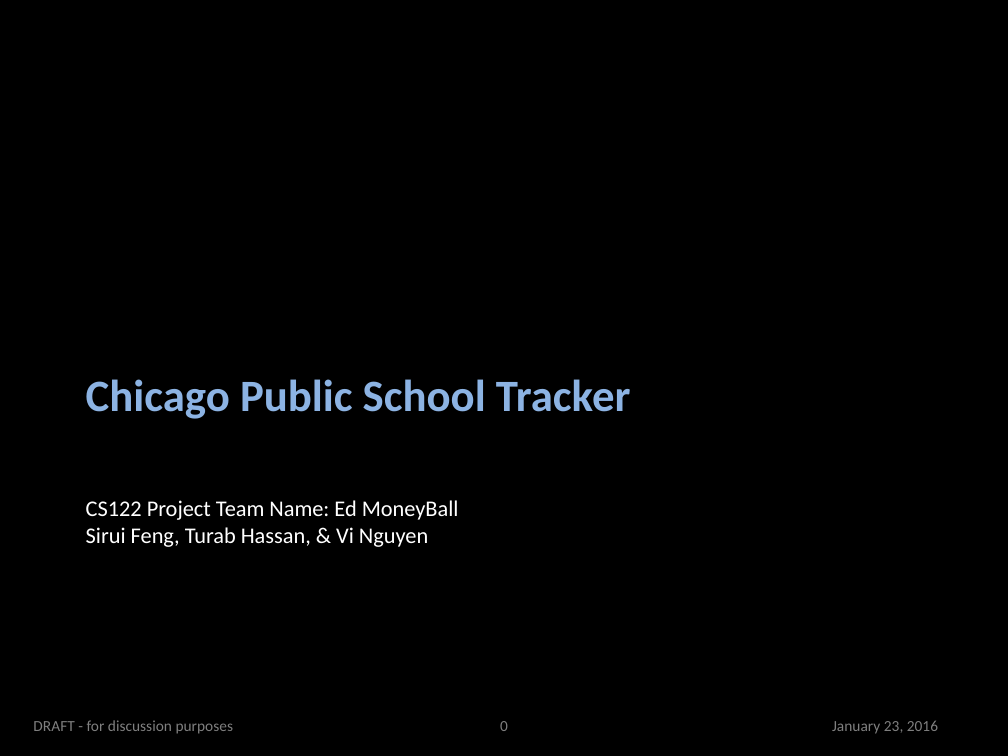
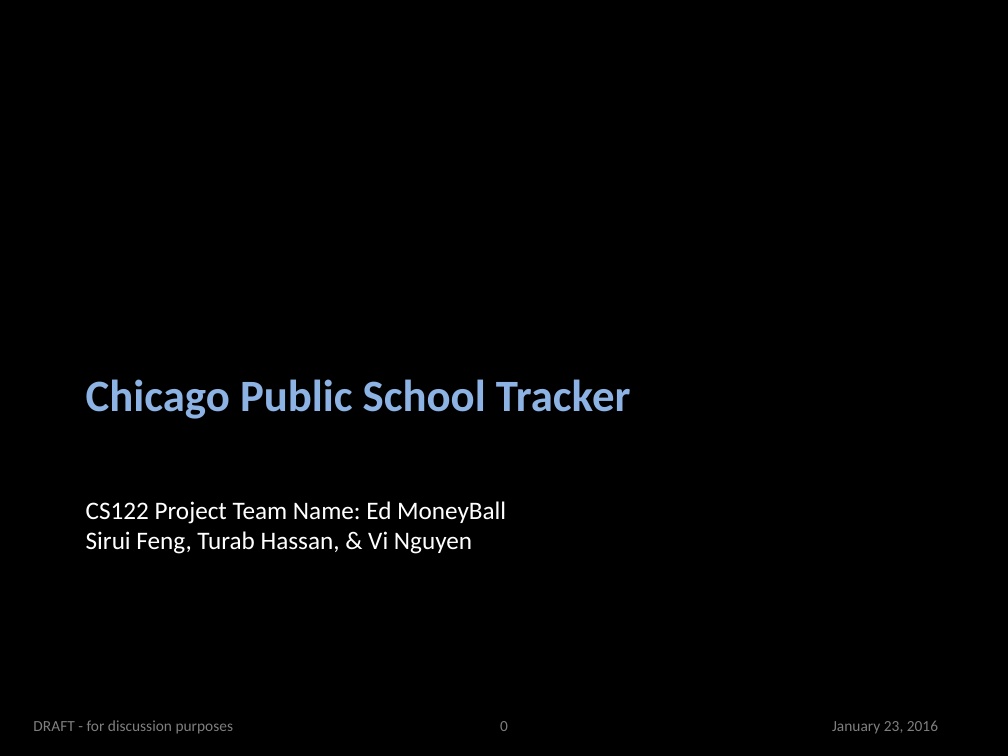
Before and after one commit to siruif/cs2project, a slide deck: slide 1 of Proposal/CAPP_CS Project Presentation_16-01-23.pptx. Drawn at 1008x756 pixels with LibreOffice and Linux fonts; fonts in the diff are those of the drawing; background and template pictures are left out. Boxes give left, top, right and bottom in pixels: in the first picture for what was removed or moved away, otherwise in the second. Text is boxed around its words. In the diff, an @@ line names an element or a change of style, - is before the commit and + after.

```diff
--- a/Proposal/CAPP_CS Project Presentation_16-01-23.pptx
+++ b/Proposal/CAPP_CS Project Presentation_16-01-23.pptx
@@ subtitle "CS122 Project Team Name: Ed ..." at <box>86,501,506,554</box>: size 16 to 18 pt @@
```
Also in this commit, not shown: 4 other slides changed.
